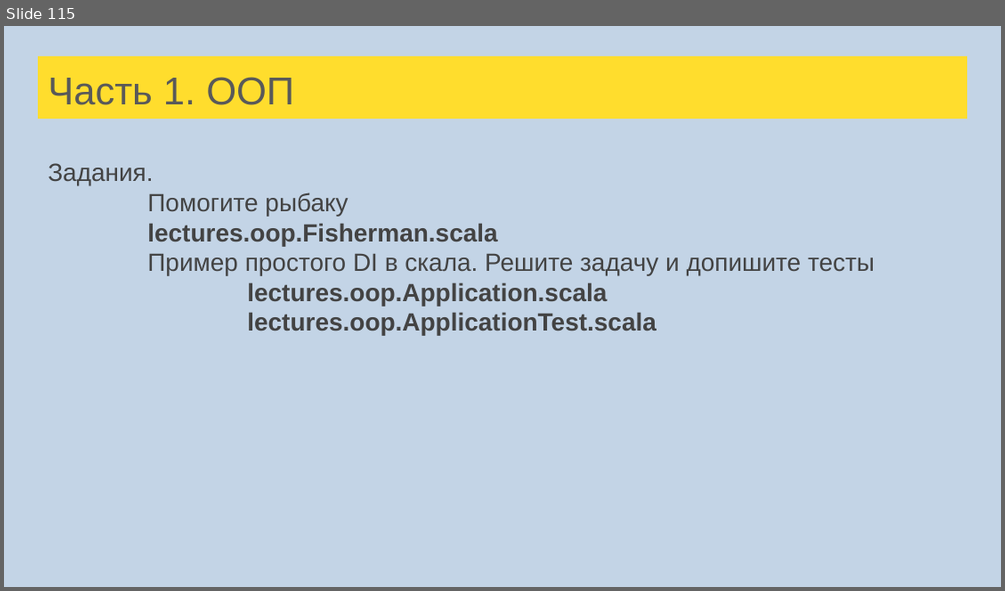
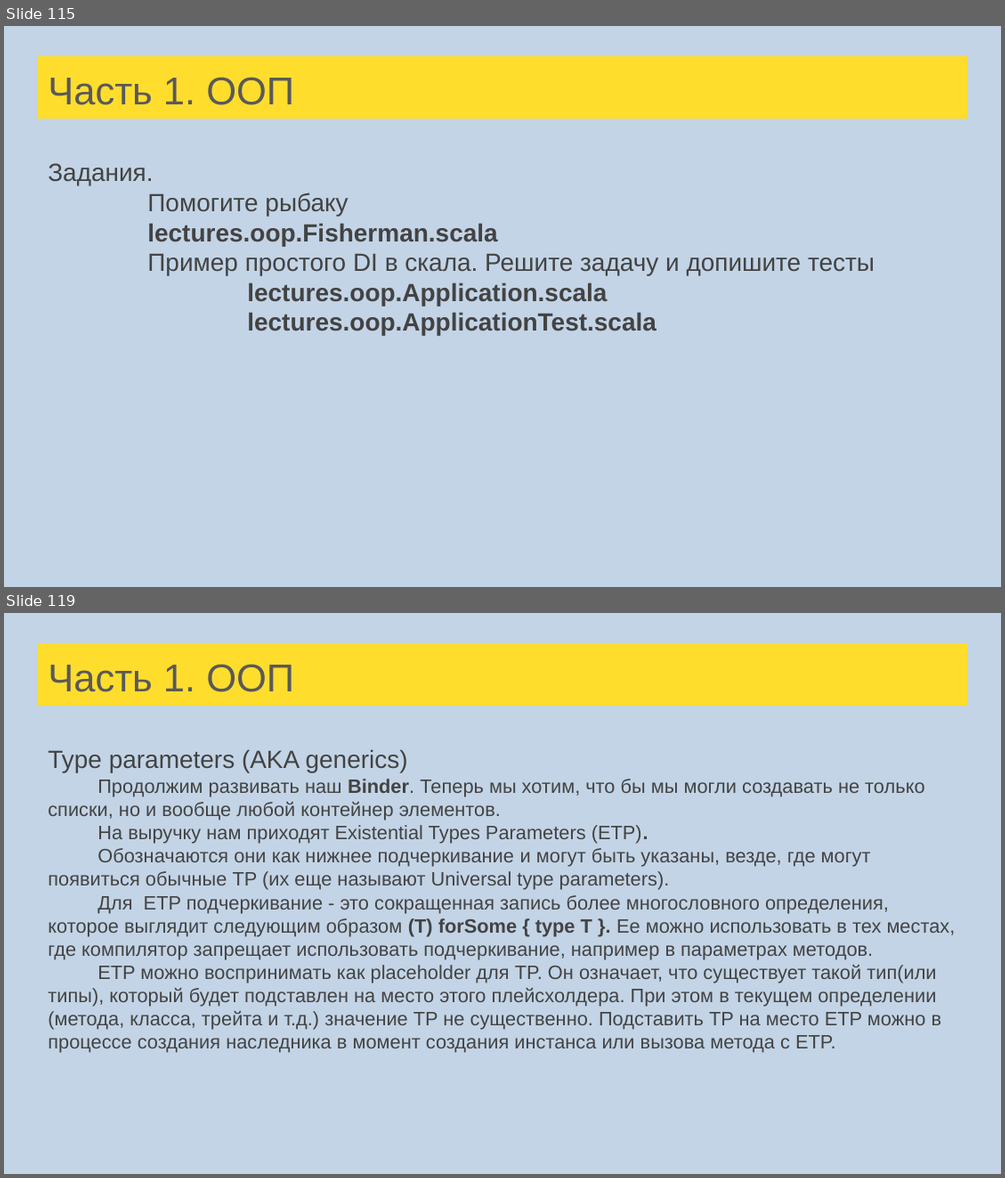
Before and after one commit to tralfamadore/ScalaLectures, a slide deck: src/main/resources/Лекции Scala для FinTech.pptx. Shown one above the other, each under a label of ours: slide 115 before the commit, slides 115 and 119 after it; the slides between them are not shown. The pictures are 1005x591 and 1005x1178 pixels, drawn with LibreOffice and Linux fonts; fonts in the diff are those of the drawing. Boxes give left, top, right and bottom in pixels: in the first picture for what was removed or moved away, otherwise in the second. Text is boxed around its words. In the diff, an @@ line names an element or a change of style, - is before the commit and + after.

Commit message:
Type parameters  TP examples

```diff
--- a/src/main/resources/Лекции Scala для FinTech.pptx
+++ b/src/main/resources/Лекции Scala для FinTech.pptx
@@ slide 119 added at [4,613,1001,1174], background #C3D4E6 @@
@@ title added at [38,643,967,706], fill #FFDD2D, 28 pt, text #595959 @@
+Часть 1. ООП
@@ text added at [48,749,955,1053], 14 pt, text #434343 @@
+Type parameters (AKA generics)
+Продолжим развивать наш Binder. Теперь мы хотим, что бы мы могли создавать не только списки, но и вообще любой контейнер элементов.
+На выручку нам приходят Existential Types Parameters (ETP).
+Обозначаются они как нижнее подчеркивание и могут быть указаны, везде, где могут появиться обычные TP (их еще называют Universal type parameters).
+Для ETP подчеркивание - это сокращенная запись более многословного определения, которое выглядит следующим образом (T) forSome { type T }. Ее можно использовать в тех местах, где компилятор запрещает использовать подчеркивание, например в параметрах методов.
+ETP можно воспринимать как placeholder для TP. Он означает, что существует такой тип(или типы), который будет подставлен на место этого плейсхолдера. При этом в текущем определении (метода, класса, трейта и т.д.) значение TP не существенно. Подставить TP на место ETP можно в процессе создания наследника в момент создания инстанса или вызова метода с ETP.
```
Also in this commit, not shown: 4 slides changed, 10 other slides added, 3 other files.
